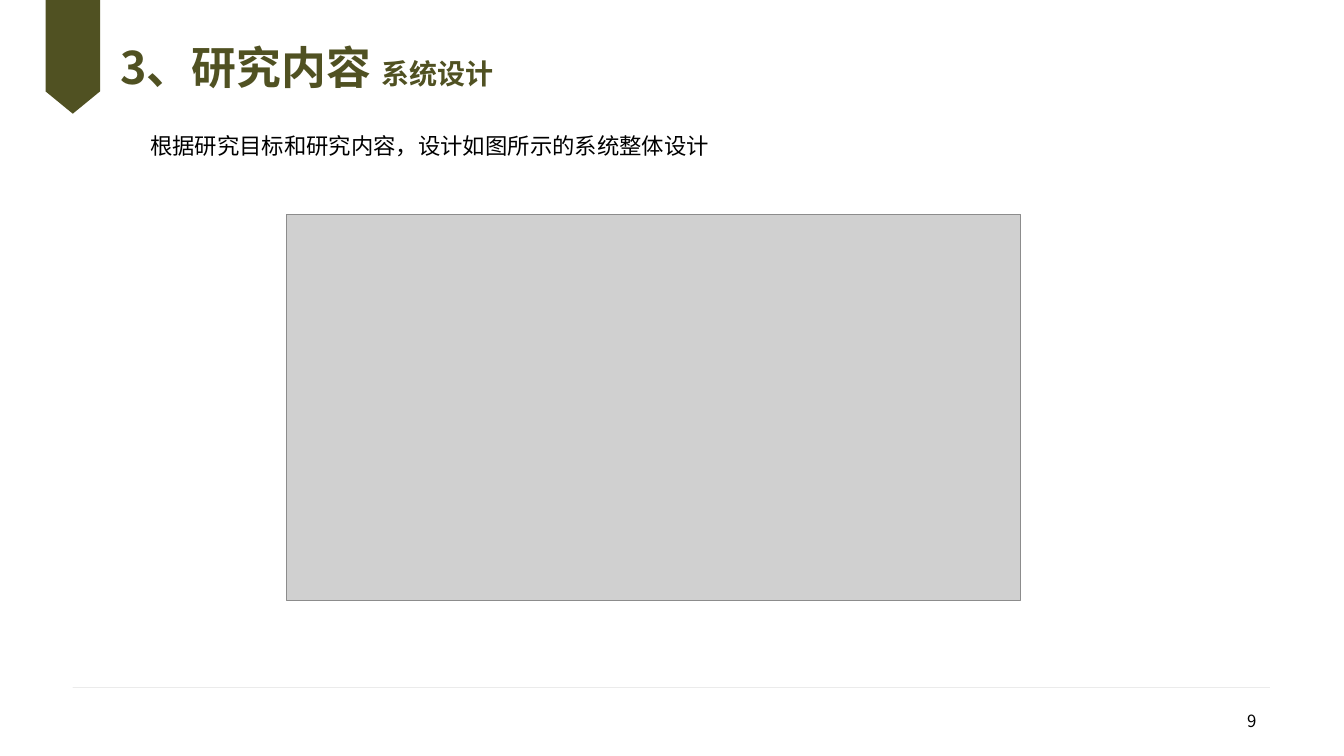
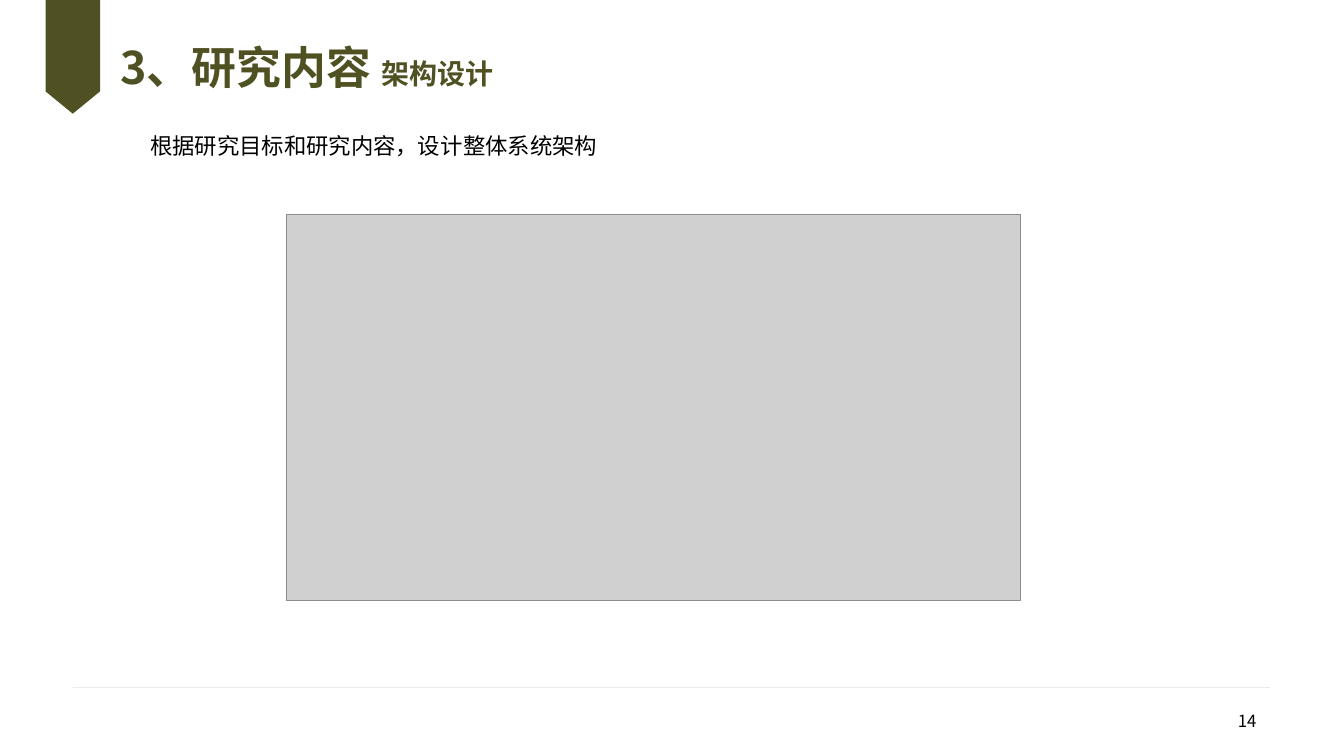
Before and after one commit to knoxnoe/GraduationProject, a slide deck: slide 14 of doc/paper/v2/缑通旺-开题.pptx (slide 9 before the commit). Drawn at 1344x756 pixels with LibreOffice and Linux fonts; fonts in the diff are those of the drawing; grey boxes stand for pictures; background and template pictures are left out. Boxes give left, top, right and bottom in pixels: in the first picture for what was removed or moved away, otherwise in the second. Text is boxed around its words. In the diff, an @@ line names an element or a change of style, - is before the commit and + after.

```diff
--- a/doc/paper/v2/缑通旺-开题.pptx
+++ b/doc/paper/v2/缑通旺-开题.pptx
@@ title at bbox=[120, 45, 493, 88]: text changed @@
-3、研究内容 系统设计
+3、研究内容 架构设计
@@ text at bbox=[150, 135, 597, 157]: text changed @@
-根据研究目标和研究内容，设计如图所示的系统整体设计
+根据研究目标和研究内容，设计整体系统架构
@@ page number at bbox=[1238, 714, 1257, 727]: text changed @@
-9
+14
```
Also in this commit, not shown: 8 other slides changed, 4 other files.
